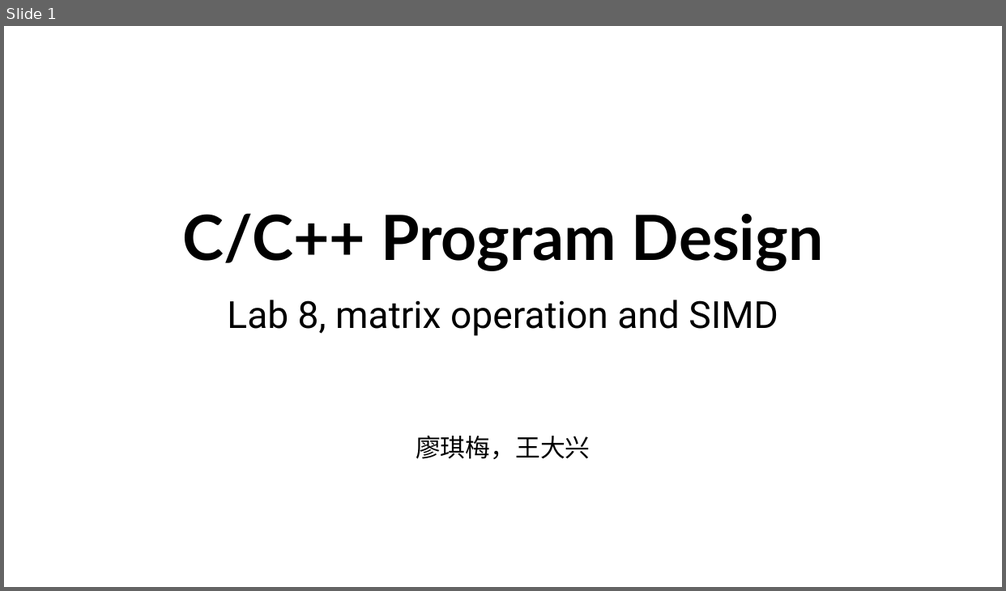
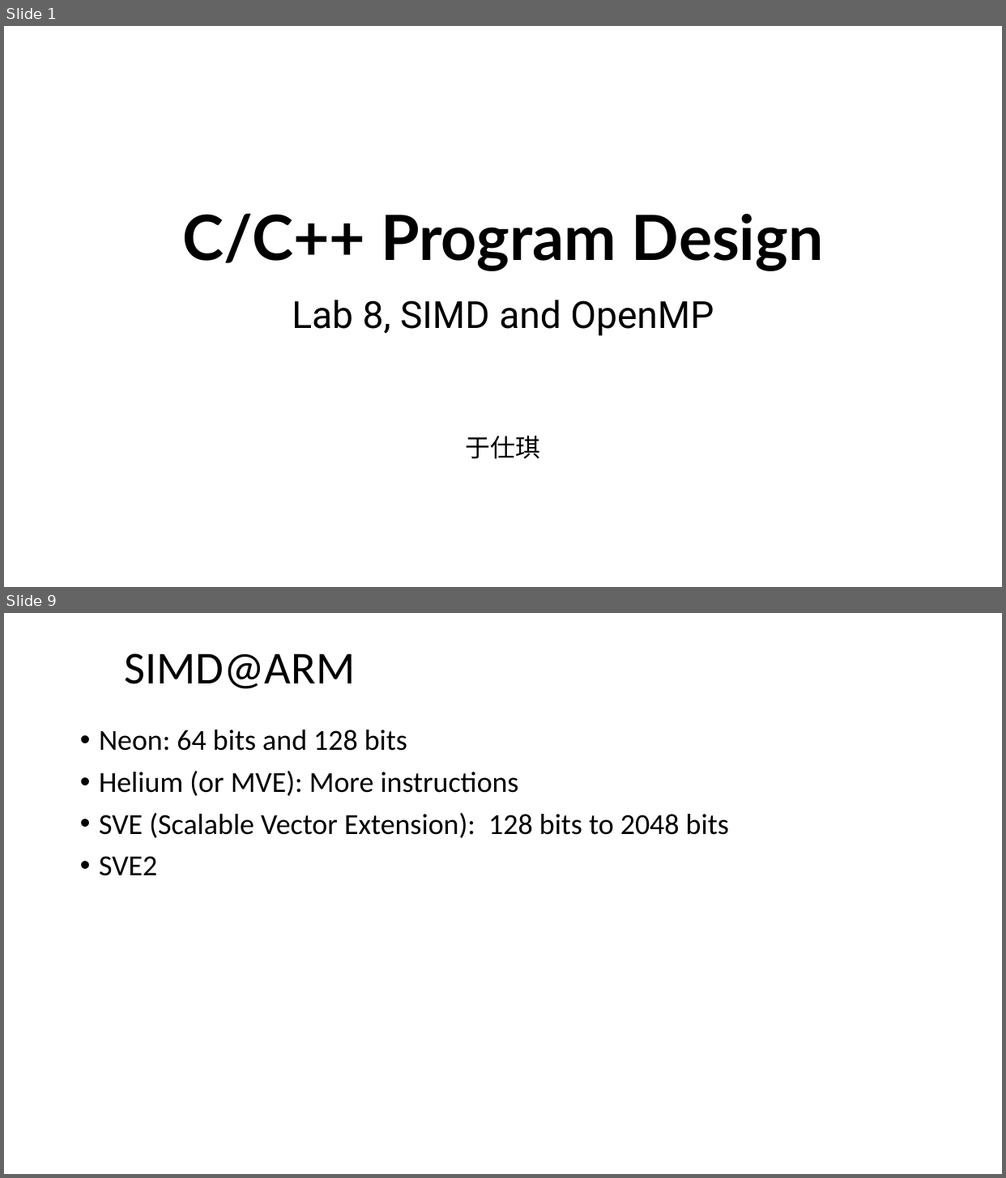
Before and after one commit to ShiqiYu/CPP, a slide deck: week08/Lab08.pptx. Shown one above the other, each under a label of ours: slide 1 before the commit, slides 1 and 9 after it; the slides between them are not shown. The pictures are 1006x591 and 1006x1178 pixels, drawn with LibreOffice and Linux fonts; fonts in the diff are those of the drawing; background and template pictures are left out. Boxes give left, top, right and bottom in pixels: in the first picture for what was removed or moved away, otherwise in the second. Text is boxed around its words. In the diff, an @@ line names an element or a change of style, - is before the commit and + after.

```diff
--- a/week08/Lab08.pptx
+++ b/week08/Lab08.pptx
@@ slide 9 added at box(4, 613, 1002, 1174), background #FFFFFF @@
@@ title added at box(124, 653, 355, 689), 44 pt, text #000000 @@
+SIMD@ARM
@@ text added at box(99, 730, 729, 876), 28 pt, text #000000 @@
+• Neon: 64 bits and 128 bits
+• Helium (or MVE): More instructions
+• SVE (Scalable Vector Extension): 128 bits to 2048 bits
+• SVE2
@@ slide 1 changed as well @@
@@ subtitle at box(292, 300, 714, 459): text changed @@
-Lab 8, matrix operation and SIMD
-廖琪梅，王大兴
+Lab 8, SIMD and OpenMP
+于仕琪
```
Also in this commit, not shown: 2 other slides changed, 10 other slides added, 29 slides removed, 1 other file.
